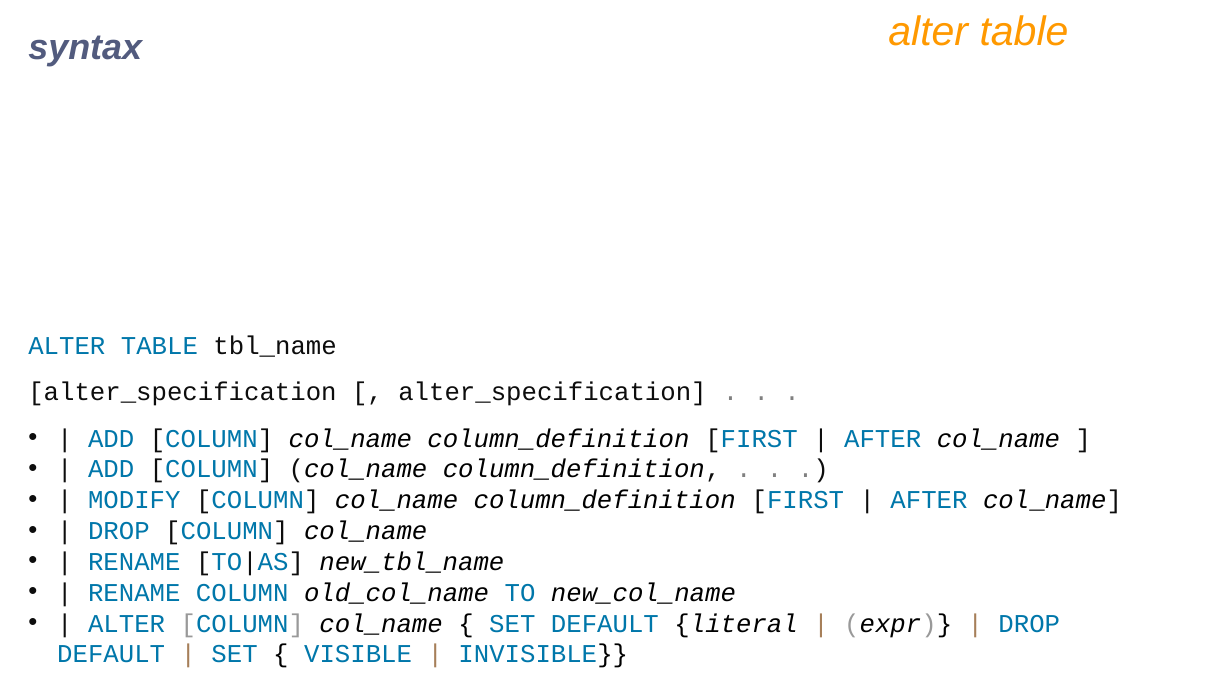
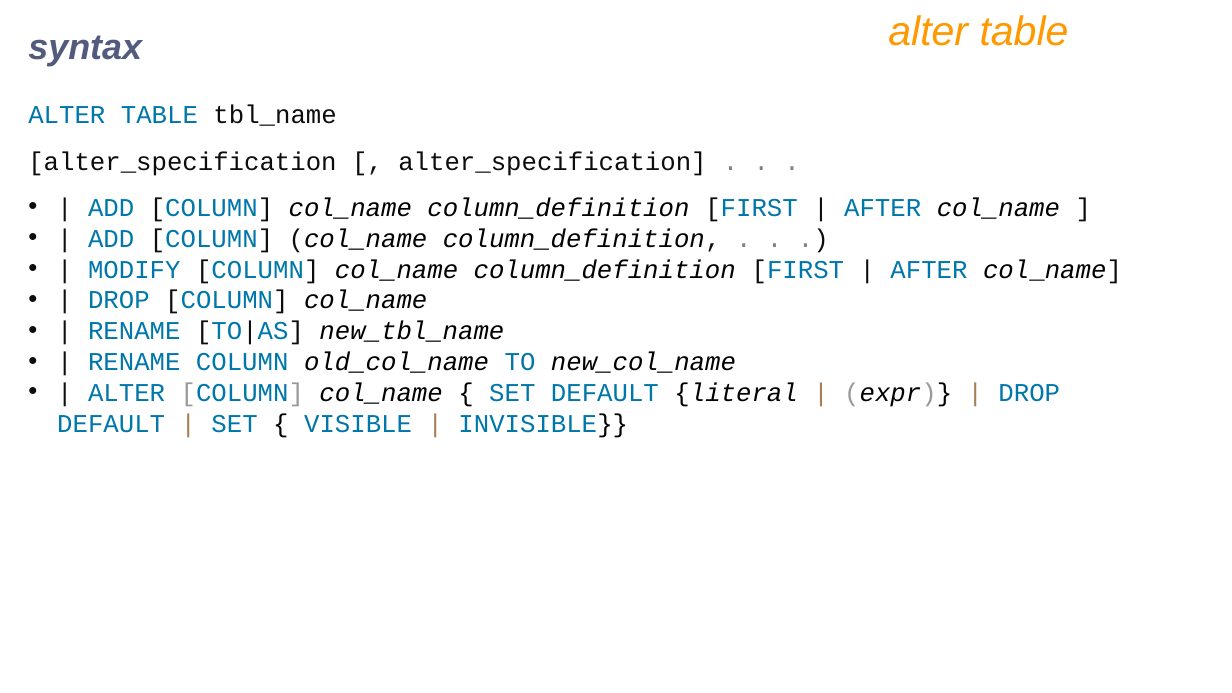
Before and after one commit to prashantbandgar/DBT_notes, a slide deck: slide 83 of IET MySQL PPT Ver9.pptx. Drawn at 1232x693 pixels with LibreOffice and Linux fonts; fonts in the diff are those of the drawing. Boxes give left, top, right and bottom in pixels: in the first picture for what was removed or moved away, otherwise in the second. Text is boxed around its words. In the diff, an @@ line names an element or a change of style, - is before the commit and + after.

```diff
--- a/IET MySQL PPT Ver9.pptx
+++ b/IET MySQL PPT Ver9.pptx
@@ text "ALTER TABLE tbl_name": place and size @@
-text "ALTER TABLE tbl_name" at [28,335,1122,638]
+text "ALTER TABLE tbl_name" at [28,105,1122,407]
```
Also in this commit, not shown: 3 other slides changed, 84 slides added.
